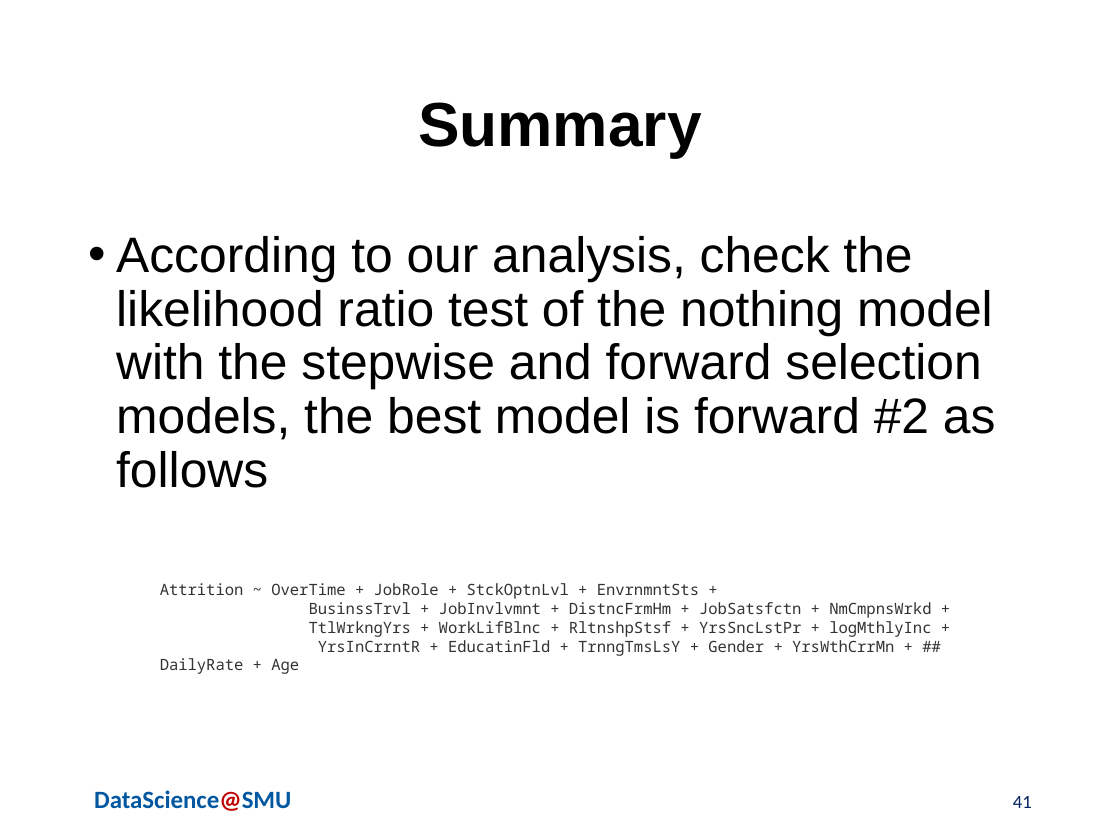
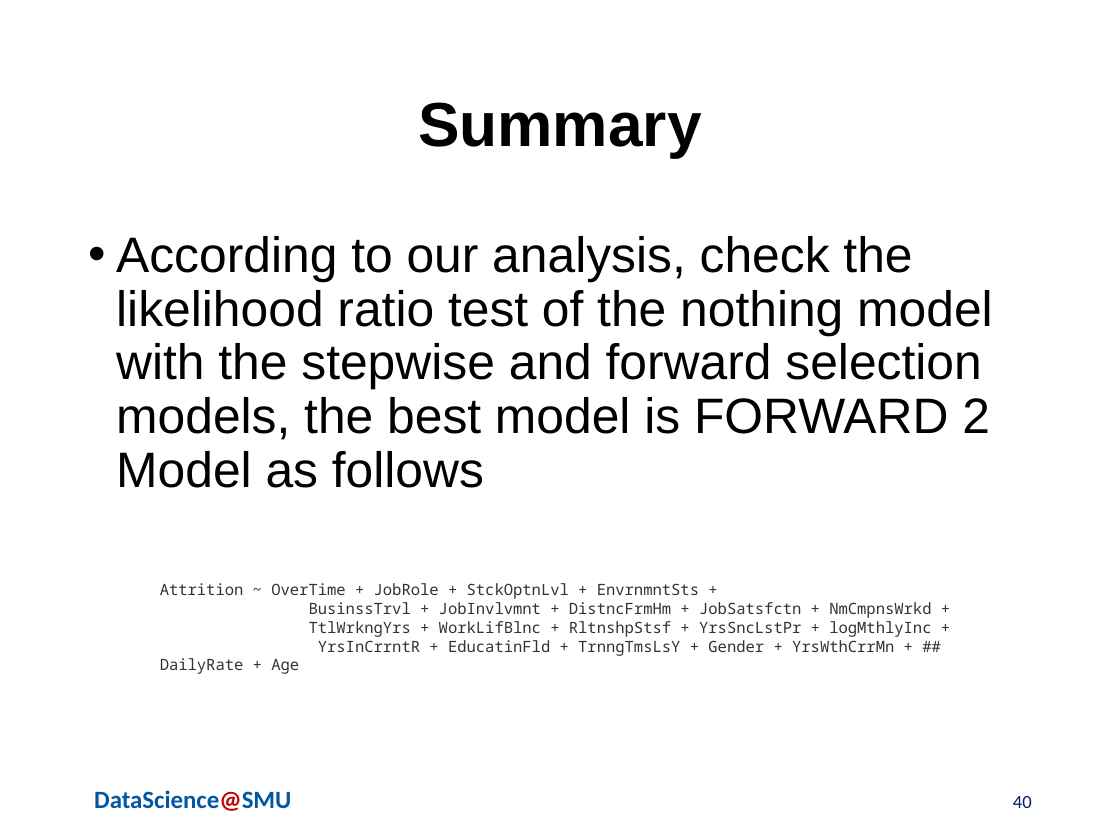
Before and after one commit to chaoshunh/SMU_MSDS, a slide deck: slide 40 of Doing_Data_Science/CaseStudy2/Reports/MSDSPresentationTemplatev0.1_2_2_2_2.pptx (slide 41 before the commit). Drawn at 1120x840 pixels with LibreOffice and Linux fonts; fonts in the diff are those of the drawing; background and template pictures are left out. Boxes give left, top, right and bottom in pixels: in the first picture for what was removed or moved away, otherwise in the second. Text is boxed around its words. In the diff, an @@ line names an element or a change of style, - is before the commit and + after.

```diff
--- a/Doing_Data_Science/CaseStudy2/Reports/MSDSPresentationTemplatev0.1_2_2_2_2.pptx
+++ b/Doing_Data_Science/CaseStudy2/Reports/MSDSPresentationTemplatev0.1_2_2_2_2.pptx
@@ text at (x1=116, y1=236, x2=993, y2=488): text changed @@
-• According to our analysis, check the likelihood ratio test of the nothing model with the stepwise and forward selection models, the best model is forward #2 as follows
+• According to our analysis, check the likelihood ratio test of the nothing model with the stepwise and forward selection models, the best model is FORWARD 2 Model as follows
@@ page number at (x1=1013, y1=796, x2=1032, y2=808): text changed @@
-41
+40
```
Also in this commit, not shown: 9 other slides changed, 3 slides added, 4 slides removed.
